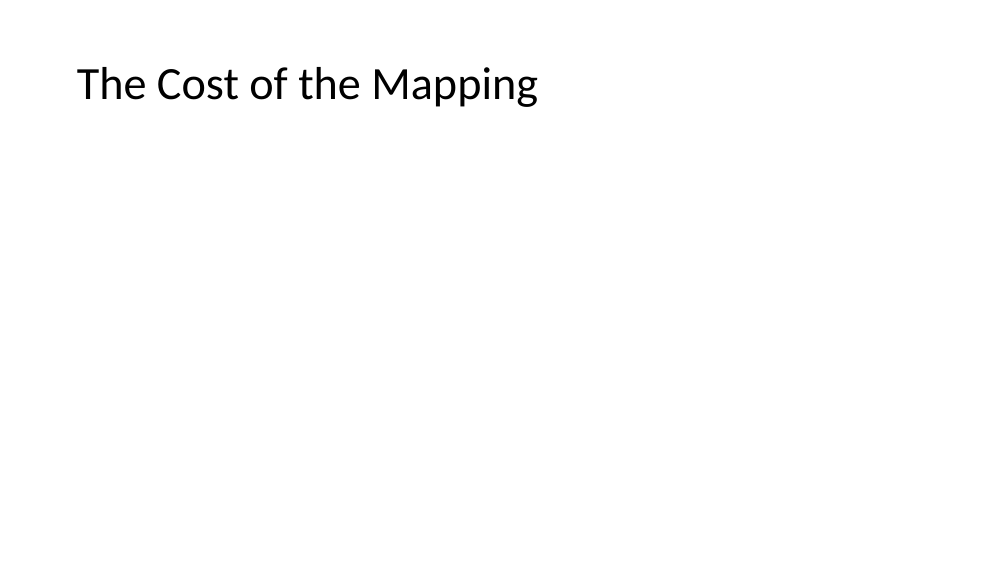
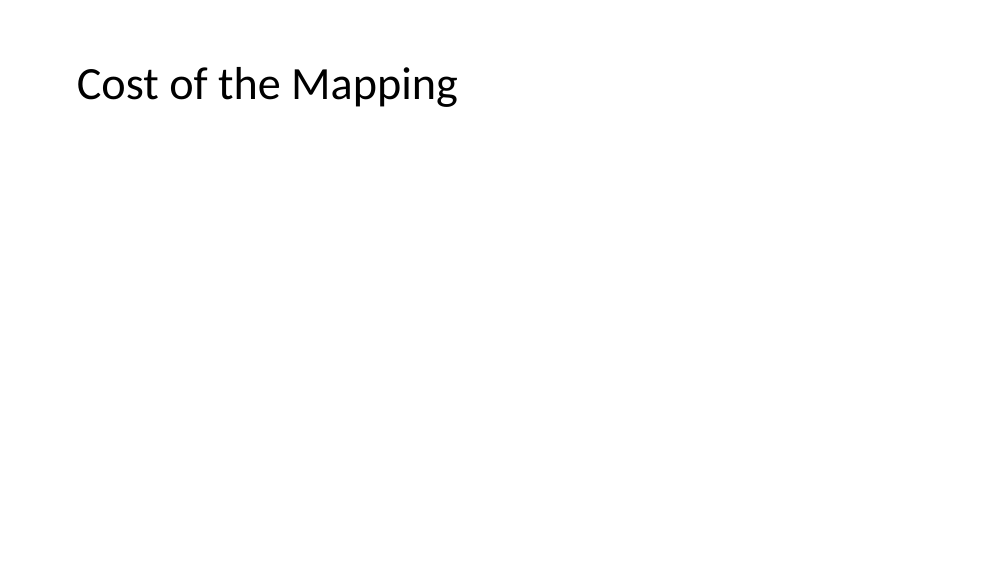
Before and after one commit to nbv3/math465_tsne, a slide deck: slide 7 of math465_tsne.pptx (slide 6 before the commit). Drawn at 1008x567 pixels with LibreOffice and Linux fonts; fonts in the diff are those of the drawing; grey boxes stand for pictures. Boxes give left, top, right and bottom in pixels: in the first picture for what was removed or moved away, otherwise in the second. Text is boxed around its words. In the diff, an @@ line names an element or a change of style, - is before the commit and + after.

```diff
--- a/math465_tsne.pptx
+++ b/math465_tsne.pptx
@@ title at (77, 67, 458, 107): text changed @@
-The Cost of the Mapping
+Cost of the Mapping
```
Also in this commit, not shown: 3 other slides changed, 3 slides added, 3 slides removed.
